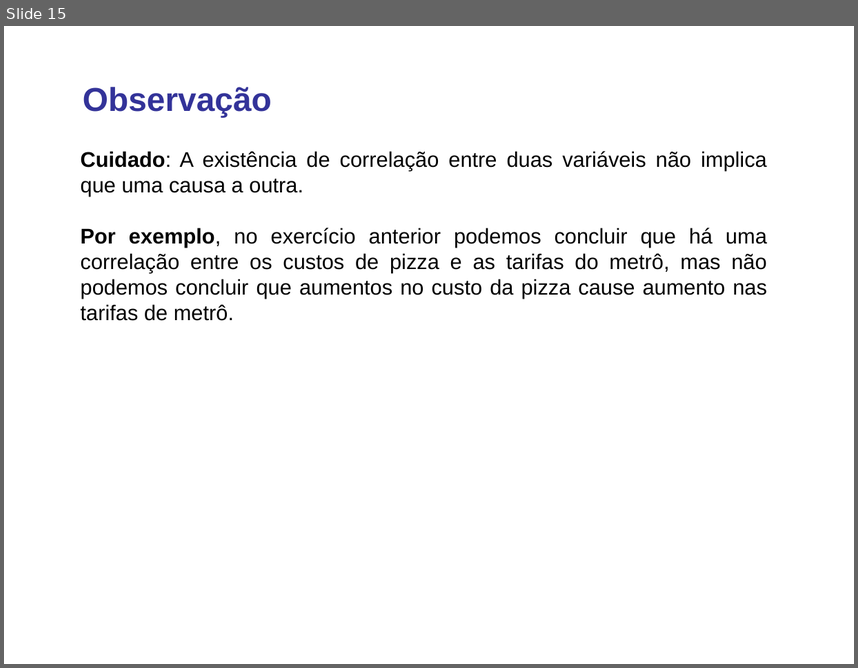
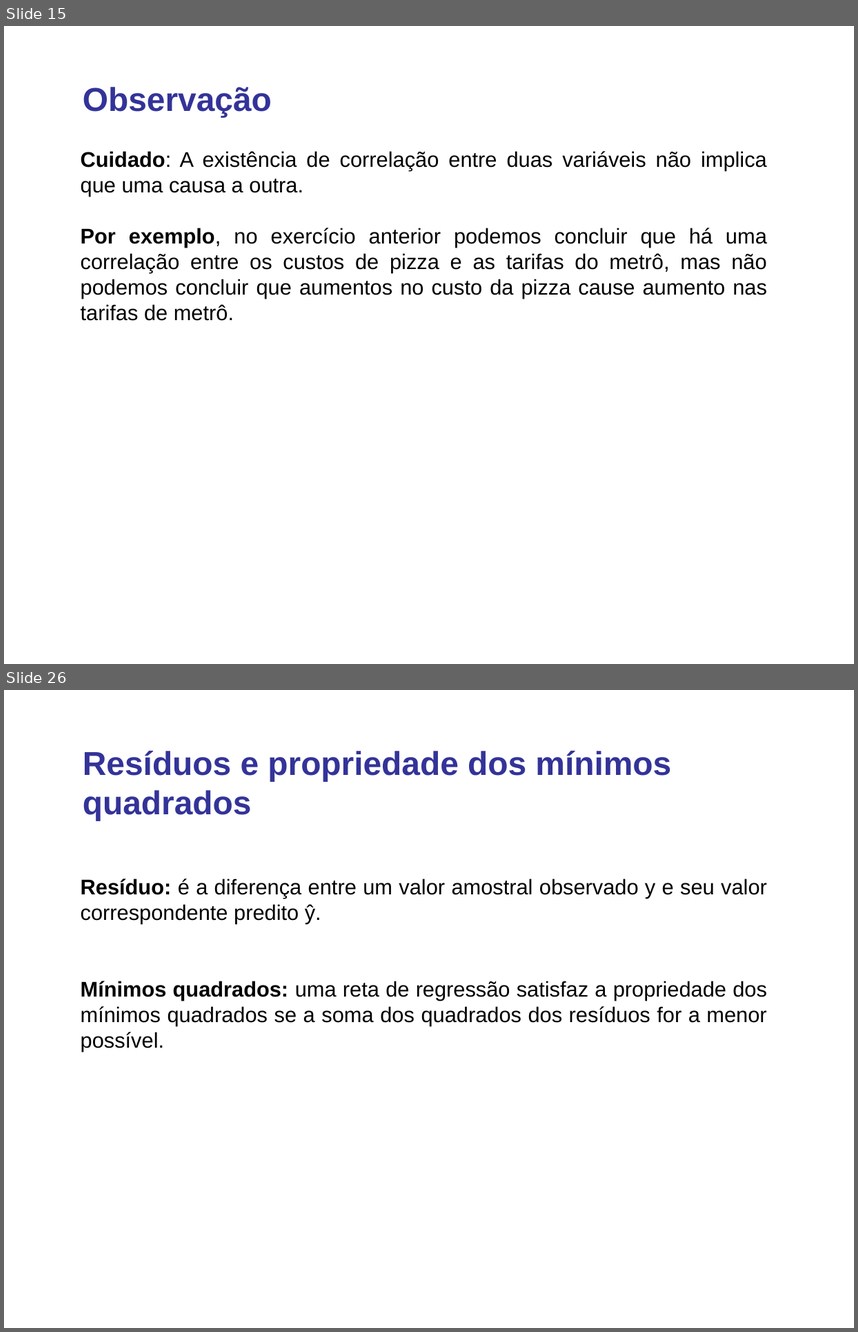
Before and after one commit to lansaviniec/estatistica, a slide deck: 10 correlacao_regressao.ppt. Shown one above the other, each under a label of ours: slide 15 before the commit, slides 15 and 26 after it; the slides between them are not shown. The pictures are 858x668 and 858x1332 pixels, drawn with LibreOffice and Linux fonts; fonts in the diff are those of the drawing. Boxes give left, top, right and bottom in pixels: in the first picture for what was removed or moved away, otherwise in the second. Text is boxed around its words. In the diff, an @@ line names an element or a change of style, - is before the commit and + after.

```diff
--- a/10 correlacao_regressao.ppt
+++ b/10 correlacao_regressao.ppt
@@ slide 26 added at <box>4,690,854,1328</box>, background #FFFFFF @@
@@ text added at <box>83,751,671,820</box>, 28 pt, text #333399, bold @@
+Resíduos e propriedade dos mínimos quadrados
@@ text added at <box>81,878,767,1051</box>, 18 pt, text #000000 @@
+Resíduo: é a diferença entre um valor amostral observado y e seu valor correspondente predito ŷ.
+Mínimos quadrados: uma reta de regressão satisfaz a propriedade dos mínimos quadrados se a soma dos quadrados dos resíduos for a menor possível.
```
Also in this commit, not shown: 3 slides changed, 11 other slides added, 1 other file.
